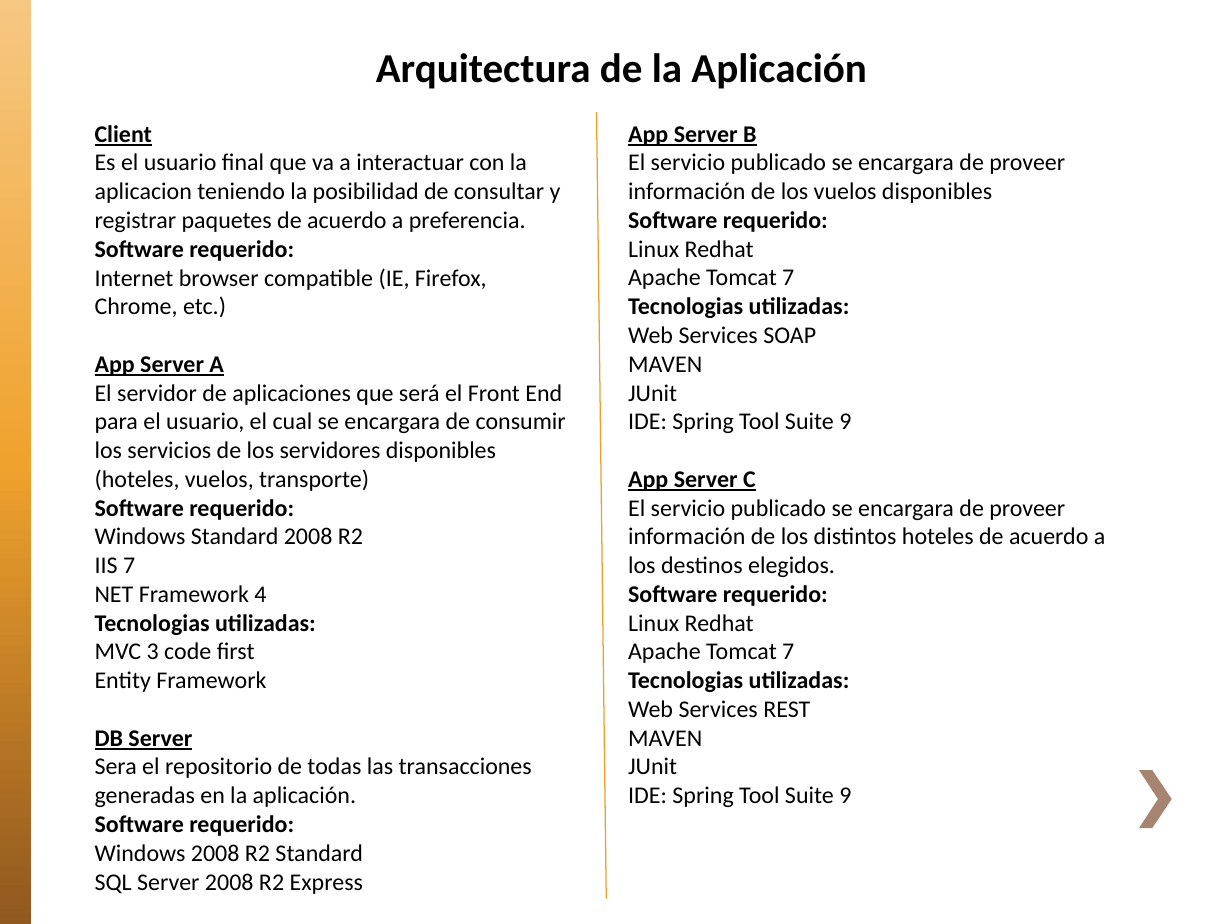
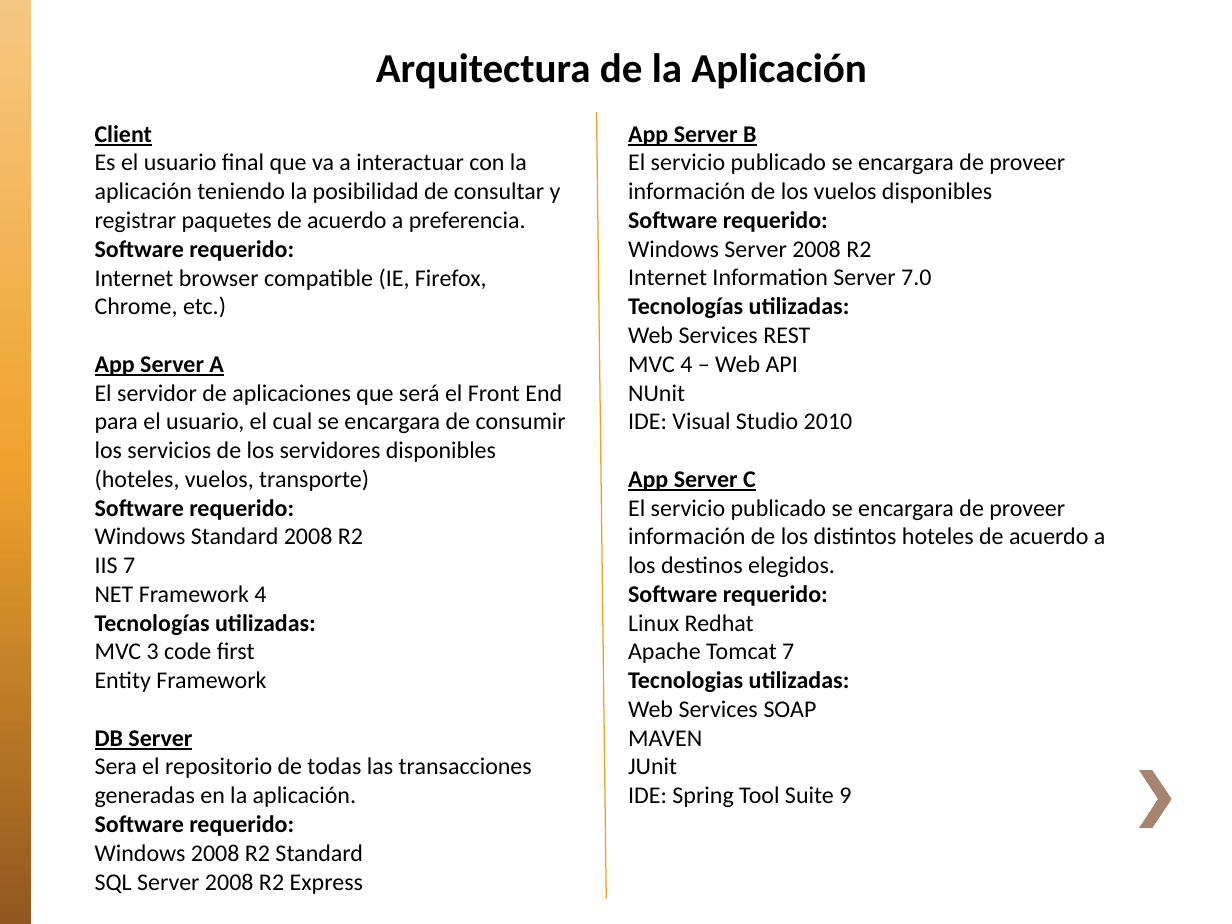
Before and after one commit to jvidalore/DSD-Turismo, a slide deck: slide 13 of Documentacion/DSD Turismo Final.pptx. Drawn at 1232x924 pixels with LibreOffice and Linux fonts; fonts in the diff are those of the drawing; background and template pictures are left out. Boxes give left, top, right and bottom in pixels: in the first picture for what was removed or moved away, otherwise in the second. Text is boxed around its words. In the diff, an @@ line names an element or a change of style, - is before the commit and + after.

```diff
--- a/Documentacion/DSD Turismo Final.pptx
+++ b/Documentacion/DSD Turismo Final.pptx
@@ text at (95, 153, 561, 232): text changed @@
-Es el usuario final que va a interactuar con la aplicacion teniendo la posibilidad de consultar y registrar paquetes de acuerdo a preferencia.
+Es el usuario final que va a interactuar con la aplicación teniendo la posibilidad de consultar y registrar paquetes de acuerdo a preferencia.
@@ text at (628, 211, 1105, 577): paragraphs added @@
+Software requerido:
+Windows Server 2008 R2
+Internet Information Server 7.0
+Tecnologías utilizadas:
+Web Services REST
+MVC 4 – Web API
+NUnit
+IDE: Visual Studio 2010
+App Server C
+El servicio publicado se encargara de proveer información de los distintos hoteles de acuerdo a los destinos elegidos.
@@ text at (628, 471, 1105, 807): paragraphs removed @@
-App Server C
-El servicio publicado se encargara de proveer información de los distintos hoteles de acuerdo a los destinos elegidos.
-Software requerido:
-Linux Redhat
-Apache Tomcat 7
-Tecnologias utilizadas:
-Web Services REST
-MAVEN
-JUnit
-IDE: Spring Tool Suite 9
@@ text at (95, 614, 316, 635): text changed @@
-Tecnologias utilizadas:
+Tecnologías utilizadas:
```
Also in this commit, not shown: 1 other slide changed, 1 other file.
